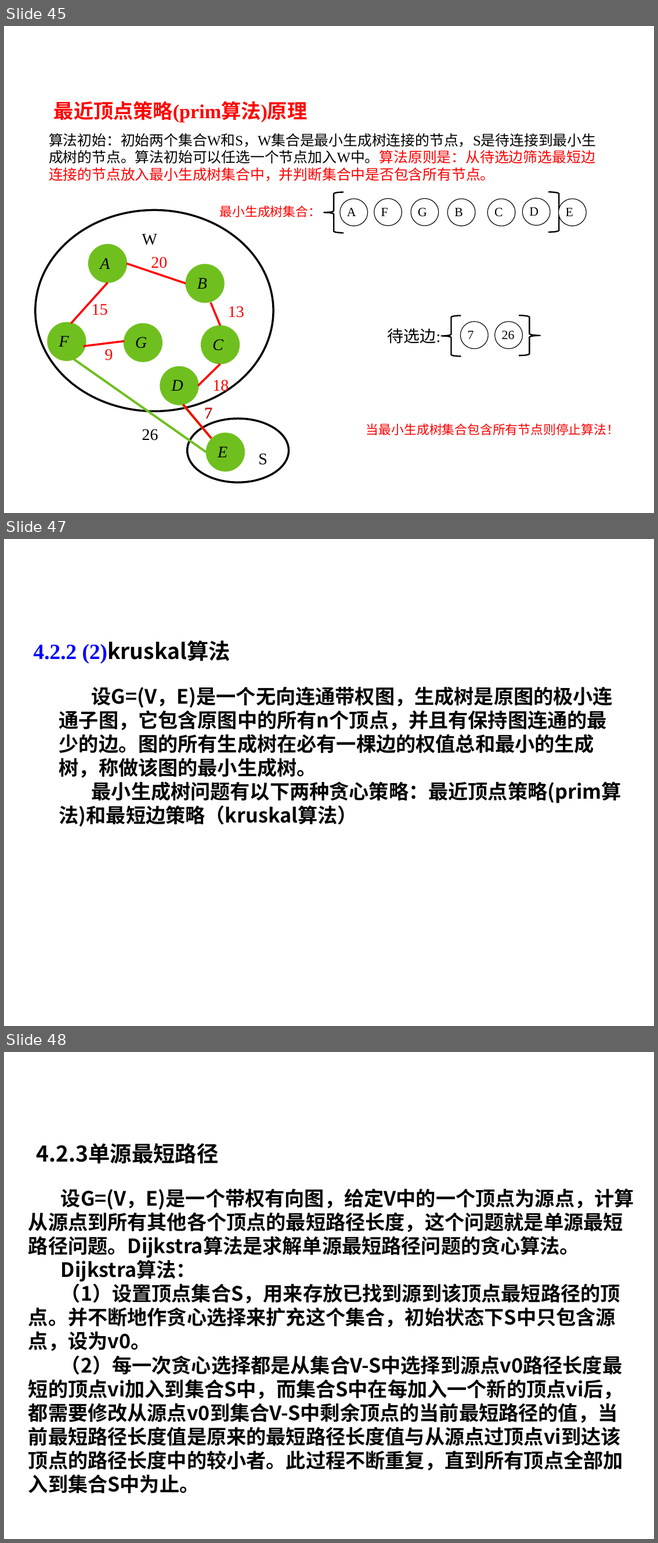
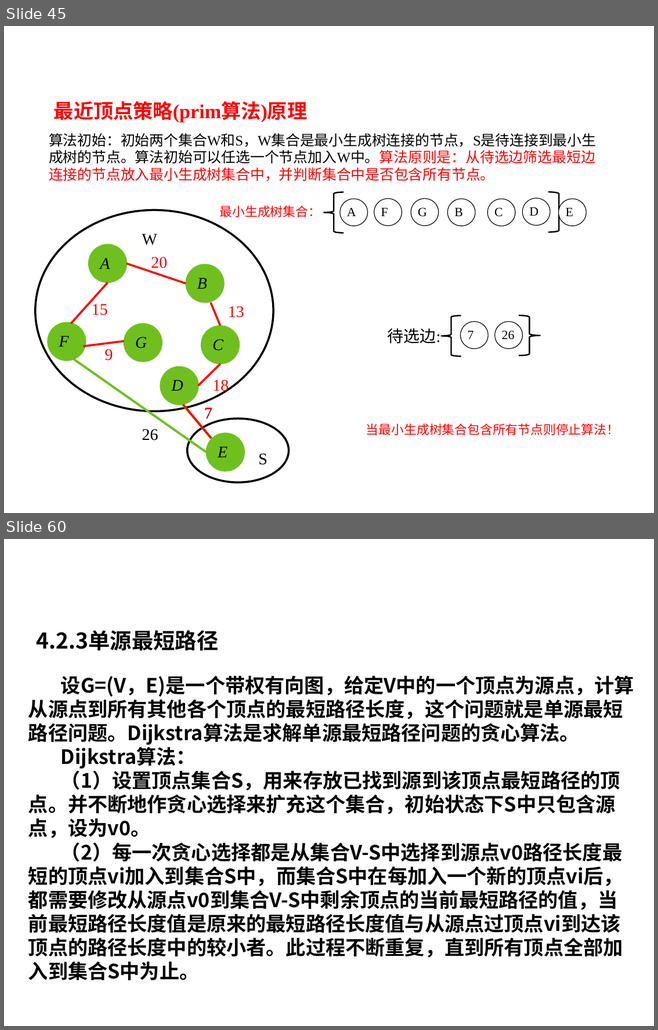
Before and after one commit to liutongling/DP, a slide deck: file/第4章 贪心法.pptx. Shown one above the other, each under a label of ours: slides 45, 47 and 48 before the commit, slides 45 and 60 after it; the slides between them are not shown. The pictures are 658x1543 and 658x1030 pixels, drawn with LibreOffice and Linux fonts; fonts in the diff are those of the drawing; background and template pictures are left out. Boxes give left, top, right and bottom in pixels: in the first picture for what was removed or moved away, otherwise in the second. Text is boxed around its words. In the diff, an @@ line names an element or a change of style, - is before the commit and + after.

```diff
--- a/file/第4章 贪心法.pptx
+++ b/file/第4章 贪心法.pptx
@@ slide 47 removed at (x1=4, y1=539, x2=654, y2=1026), background #FFFFFF @@
@@ text removed at (x1=34, y1=642, x2=230, y2=663) @@
-4.2.2 (2)kruskal算法
@@ text removed at (x1=59, y1=686, x2=621, y2=827) @@
-设G=(V，E)是一个无向连通带权图，生成树是原图的极小连通子图，它包含原图中的所有n个顶点，并且有保持图连通的最少的边。图的所有生成树在必有一棵边的权值总和最小的生成树，称做该图的最小生成树。
-最小生成树问题有以下两种贪心策略：最近顶点策略(prim算法)和最短边策略（kruskal算法）
@@ what was slide 48 is now slide 60 @@
```
Also in this commit, not shown: 1 slide changed, 14 slides added, 1 other slide removed, 2 other files.
